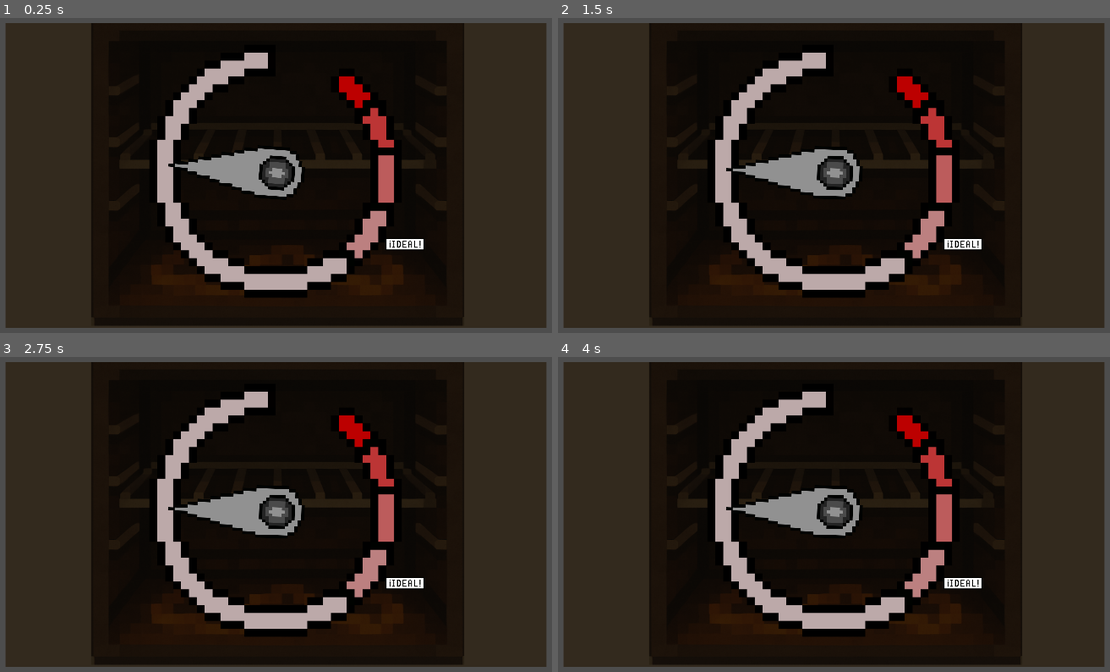
Above: before the commit, frames 1-4 (two rows, left to right).
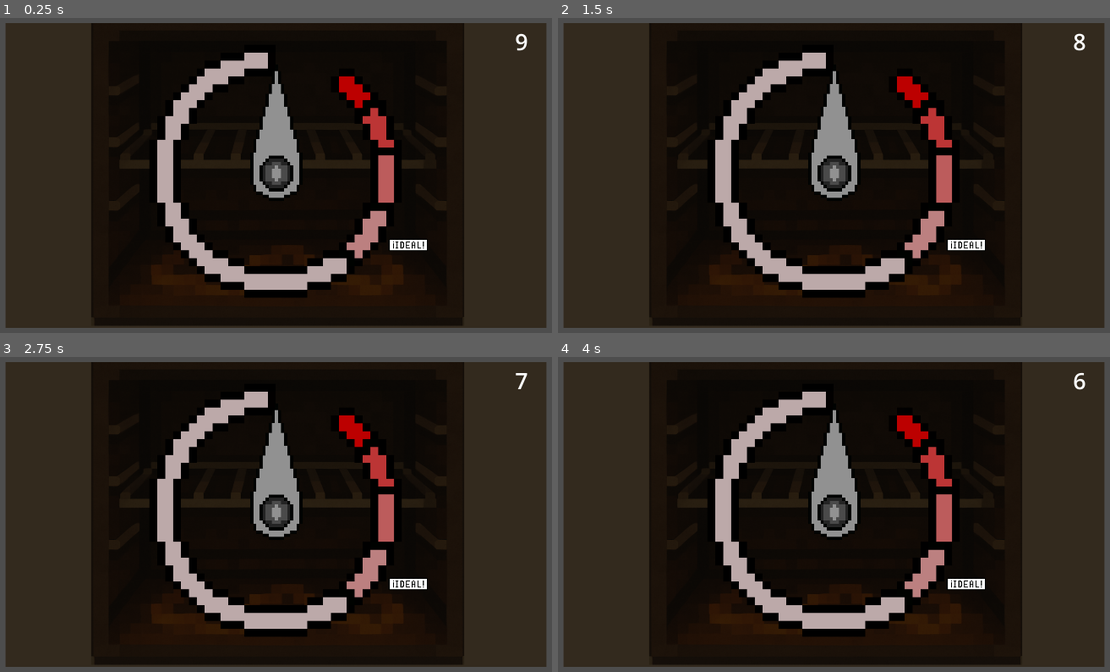
Above: after the commit, the same moments.

Repository: AlanLeo32/Rush---Dine
Game: Godot game, scene res://minigames/cooking/SkillCheck.tscn
Same seed, same stepped clock (60 frames per second), same inputs: the game is played once before the commit and once after it. This scene is started directly instead of the project's main scene.
Inputs (mouse positions are in pixels of both pictures, inside the frame that each line leads up to):
- Up to frame 1 (0.25 s): no input
- Up to frame 2 (1.5 s): tap Enter (ui_accept) at 0.5, 0.77 s; move the mouse to (994, 153) at 0.52 s; hold Right (ui_right) 0.53-1.25 s; click (994, 153) at 0.67 s; drag from (707, 191) to (651, 46) at 1.27 s
- Up to frame 3 (2.75 s): tap Enter (ui_accept) at 2 s; move the mouse to (353, 429) at 2.02 s; hold Right (ui_right) from 2.03 s (still down); click (353, 429) at 2.17 s
- Up to frame 4 (4 s): release Right (ui_right) at 2.75 s; tap Enter (ui_accept) at 2.75, 3.5, 3.77 s; drag from (811, 586) to (651, 385) at 2.77 s; move the mouse to (1049, 568) at 3.52 s; hold Left (ui_left) from 3.53 s (still down); click (1049, 568) at 3.67 s

The runs differ from the first frame. In frame 1, 2.6% of the frame differs, in the area x 30-96%, y 4-74%; in frame 2, 2.6%; in frame 3, 2.6%; in frame 4, 2.6%.
Error after the commit: Invalid access to property or key 'coccion' on a base object of type 'Nil'. (res://minigames/cooking/SkillCheck.gd:27)

Commit message:
fix skillCheck
arreglado el minijuego de skillCheck y el puntaje. Tiene timer ahora, y velocidad progresiva

Diff:
--- a/rush-n-dine/Globales.gd
+++ b/rush-n-dine/Globales.gd
@@ -137,6 +137,9 @@
 # Una vez que se terminan los minijuegos de esa receta, se vuelve a la noche.
 
 func logica_siguiente_minijuego():
+	if receta_actual == null:
+		print("No hay receta actual, no se puede avanzar al siguiente minijuego.")
+		return
 	var minijuegos = receta_actual["minijuegos"]
 	if pos_minijuego_actual >= minijuegos.size():
 		print("No hay otro minijuego a continuacion, volviendo al restaurante...")
--- a/rush-n-dine/minigames/cooking/SkillCheck.gd
+++ b/rush-n-dine/minigames/cooking/SkillCheck.gd
@@ -6,8 +6,8 @@
 @onready var success_zone = $SuccessZone
 @onready var ideal_text = $IdealText
 
-var angle = 0.0
-var speed = 10.0 # grados por segundo
+var angle = 0
+var speed = 30.0 # grados por segundo
 var rotating = false
 var center = Vector2.ZERO
 #var radius = 100.0  # ajustá esto al tamaño de tu círculo
@@ -16,21 +16,24 @@
 var coordsCartel = [Vector2(1336, 720), Vector2(1389, 483), Vector2(1376, 272), Vector2(1295, 127)]
 var pos_text = Vector2.ZERO
 var deltaGlobal = 0
+var coccion
 
 func _ready():
 	#center = background.global_position + background.size * 0.5
 	center = background.global_position + background.size * 0.5 + Vector2(50, 80)
 	#radius = min(background.size.x, background.size.y) * 0.5 - 0.0  # margen interior
 	radius = 0
-	#var coccion = Globales.receta_actual["coccion"]
-	var coccion = 1 # ESTO ESTA HARDCODEADO PARA PROBAR CORRIENDO SOLO ESTA ESCENA, USAR LA LINEA DE ARRIBA
+	#coccion = 1 # ESTO ESTA HARDCODEADO PARA PROBAR CORRIENDO SOLO ESTA ESCENA, USAR LA LINEA DE ABAJO
+	coccion = Globales.receta_actual["coccion"]
 	pos_text = coordsCartel[coccion-1]
 	ideal_text.set_global_position(pos_text)
 	start_skill_check()
 
 
 func _process(delta):
+	$TimeLeftLabel.text = str(int($Minijuego_timer.time_left))
 	deltaGlobal = deltaGlobal + delta
+	speed += delta * 50
 	if (rotating) and (deltaGlobal > 0.16):
 		angle += speed * (delta * 5)
 		angle = fmod(angle, 360.0)
@@ -44,12 +47,12 @@
 	var angle_rad = -deg_to_rad(angle)
 	#var needle_pos = (center + Vector2(cos(angle_rad), sin(angle_rad)) * radius)
 	#needle.global_position = needle_pos - needle.size * 0.5
-	needle.rotation = (angle_rad + PI / 2 + deg_to_rad(15)) # 15 = +15 grados clockwise
+	#needle.rotation = (angle_rad + PI / 2 + deg_to_rad(15)) # 15 = +15 grados clockwise
+	needle.rotation = angle_rad
 
 func start_skill_check():
-	angle = randf_range(0, 360)
+	angle = 0
 	rotating = true
-	check_timer.start(5.0)
 
 func _input(event):
 	#if event.is_action_pressed("ui_accept") and rotating:
@@ -65,16 +68,43 @@
 		print("Tocando: ", area.name)
 		area_resultado = int(area.name.substr(4))
 		print(area_resultado)
-	#terminar_minijuego()
+	calcular_puntaje(area_resultado)
 
-func calcular_puntaje():
+func calcular_puntaje(area_resultado):
 	var puntaje_final
 	#calcular en base a la lejania de la zona de coccion objetivo
+	if !area_resultado:
+		area_resultado = 0
+	var diferencia = abs(coccion - area_resultado)
+
+	if diferencia == 0:
+		puntaje_final = 5
+	elif diferencia == 1:
+		puntaje_final = 3
+	else:
+		puntaje_final = 1
+
+
+	if not Globales.resultado_minijuego.has("puntaje"):
+		Globales.resultado_minijuego["puntaje"] = 0
+	if not Globales.resultado_minijuego.has("receta"):
+		Globales.resultado_minijuego["receta"] = Globales.receta_actual
+	var puntaje_anterior = Globales.resultado_minijuego["puntaje"]
+	Globales.resultado_minijuego = {
+		"puntaje": puntaje_final + puntaje_anterior,
+		"receta": Globales.receta_actual
+	}
+	terminar_minijuego()
+
 
 func terminar_minijuego():
 	print('fin minijuego skillcheck')
 	Globales.logica_siguiente_minijuego()
 
-func _on_CheckTimer_timeout():
+
+
+func _on_minijuego_timer_timeout() -> void:
 	rotating = false
+	print("¡Tiempo terminado!")
+
 	check_success()
--- a/rush-n-dine/minigames/cooking/SkillCheck.tscn
+++ b/rush-n-dine/minigames/cooking/SkillCheck.tscn
@@ -9,6 +9,9 @@
 
 [sub_resource type="RectangleShape2D" id="RectangleShape2D_ugpo5"]
 size = Vector2(8.00003, 11.075)
+
+[sub_resource type="LabelSettings" id="LabelSettings_ugpo5"]
+font_size = 80
 
 [node name="Control" type="Control"]
 layout_mode = 3
@@ -84,8 +87,6 @@
 position = Vector2(-154.765, -671.714)
 shape = SubResource("RectangleShape2D_ugpo5")
 
-[node name="CheckTimer" type="Timer" parent="."]
-
 [node name="IdealText" type="TextureRect" parent="."]
 layout_mode = 0
 offset_left = 1336.0
@@ -98,3 +99,18 @@
 [node name="Camera2D" type="Camera2D" parent="."]
 position = Vector2(986, 528)
 zoom = Vector2(0.8, 0.8)
+
+[node name="Minijuego_timer" type="Timer" parent="."]
+wait_time = 10.0
+one_shot = true
+autostart = true
+
+[node name="TimeLeftLabel" type="Label" parent="."]
+layout_mode = 0
+offset_left = 1797.0
+offset_top = 7.0
+offset_right = 1889.0
+offset_bottom = 84.0
+label_settings = SubResource("LabelSettings_ugpo5")
+
+[connection signal="timeout" from="Minijuego_timer" to="." method="_on_minijuego_timer_timeout"]
--- a/rush-n-dine/noche.gd
+++ b/rush-n-dine/noche.gd
@@ -50,6 +50,8 @@
 		cocinero.recibir_plato(plato)
 		print("Cocinero tiene método recibir_plato:", cocinero.has_method("recibir_plato"))
 	Globales.resultado_minijuego = {}  # Limpiar para el próximo
+	Globales.receta_actual = null      # <--- AGREGÁ ESTA LÍNEA
+	Globales.pos_minijuego_actual = 0  # <--- AGREGÁ ESTA LÍNEA
 	# Aca aplicar algo en base a los puntos
 
 	# También podrías actualizar alguna UI de resultados si tenés
Not shown: 1 places in rush-n-dine/minigames/cooking/SkillCheck.tscn that only renumber resources
